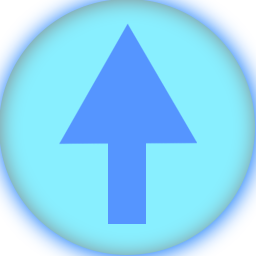
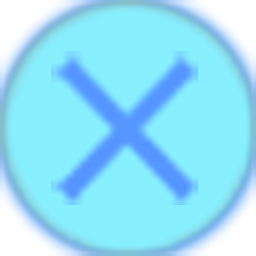
Before/after of a 256 × 256 layered artwork. What changed in the layer stack:
painted on "Layer 1" over [0, 0, 256, 256]
added layer "quit" above "pause" over [51, 51, 198, 205]
hid "arrow up copy", painted on it over [51, 14, 205, 235]
painted on "Ellipse 1" over [0, 0, 256, 256]
